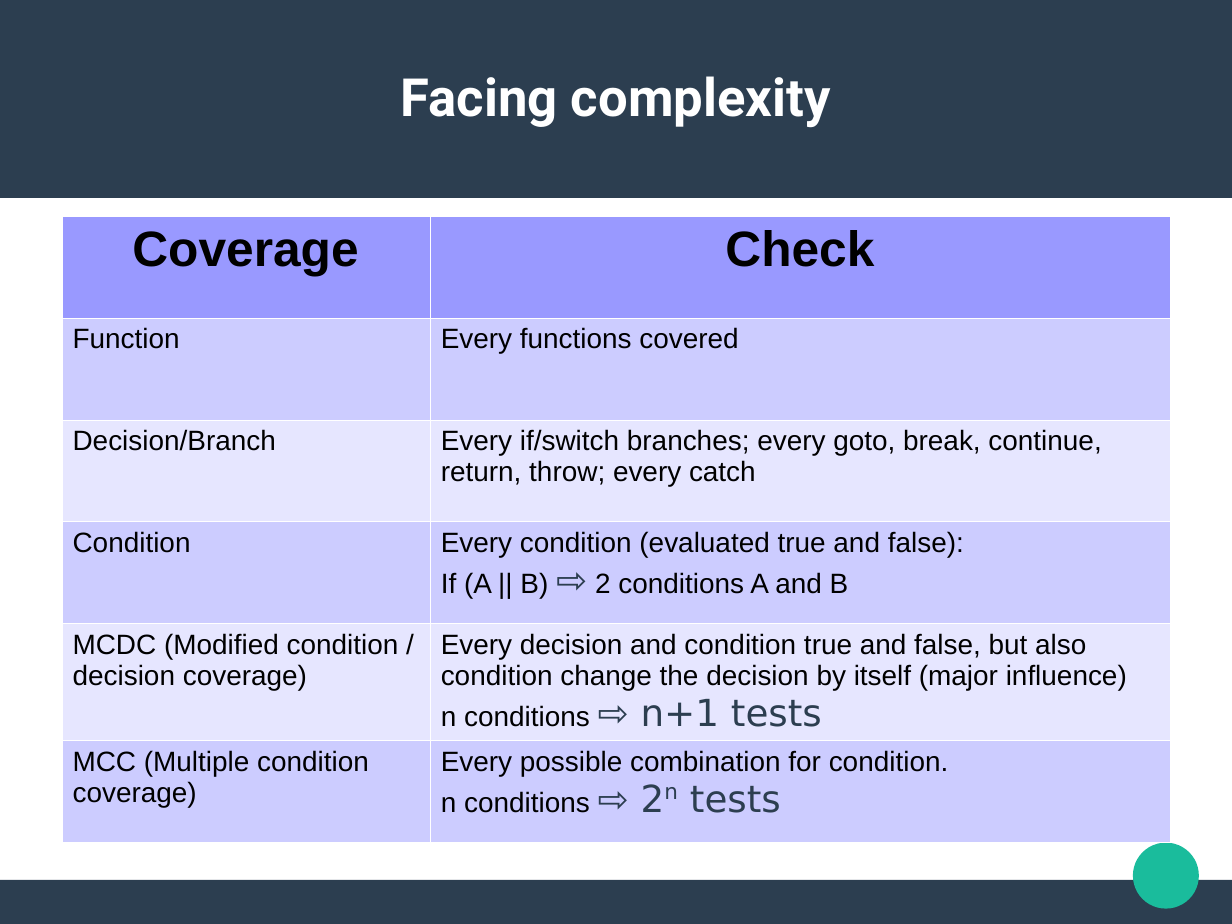
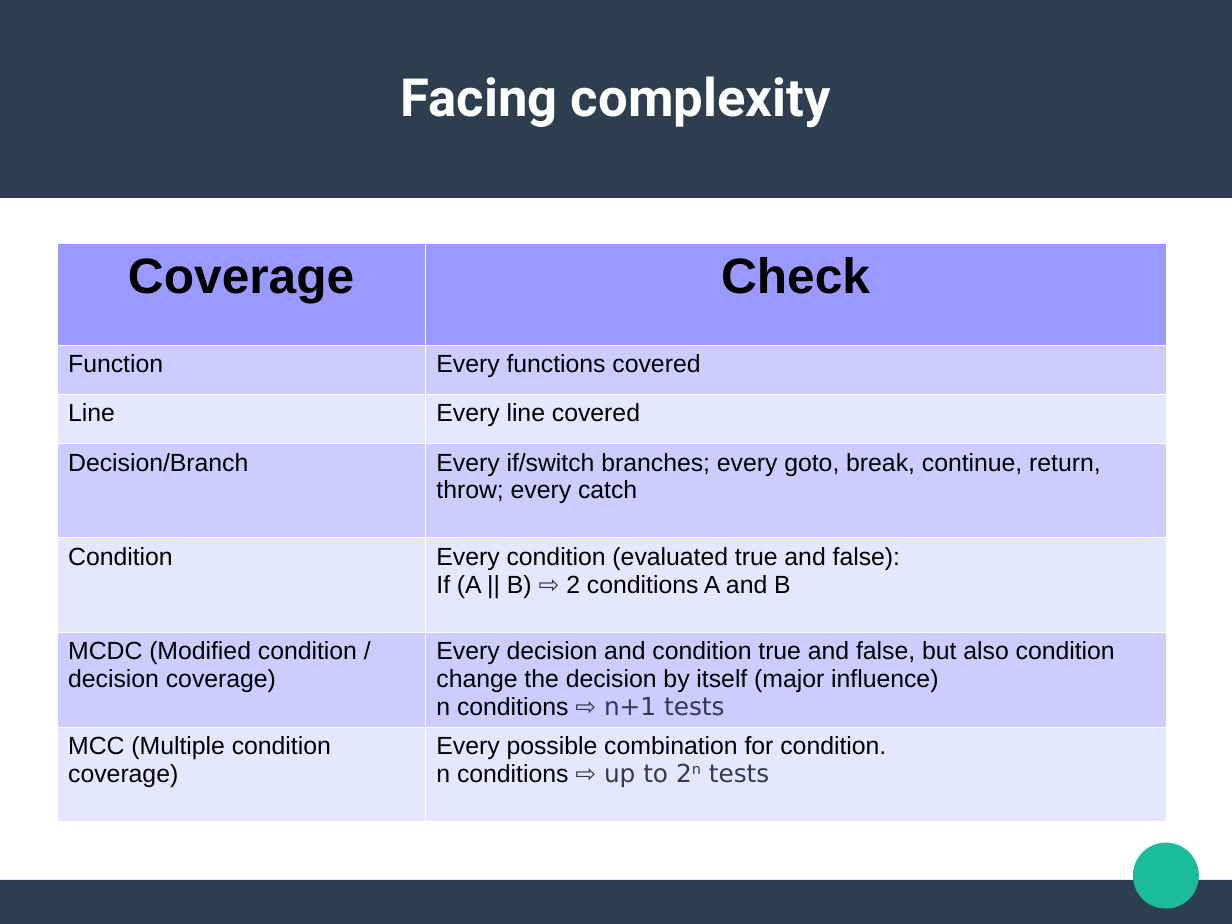
Before and after one commit to jldelarbre/lectureNotes, a slide deck: slide 20 of Slides/lesson3/TestableCode.odp. Drawn at 1232x924 pixels with LibreOffice and Linux fonts; fonts in the diff are those of the drawing. Boxes give left, top, right and bottom in pixels: in the first picture for what was removed or moved away, otherwise in the second. Text is boxed around its words. In the diff, an @@ line names an element or a change of style, - is before the commit and + after.

```diff
--- a/Slides/lesson3/TestableCode.odp
+++ b/Slides/lesson3/TestableCode.odp
@@ table at (57,243,1166,819) @@
+row 3: Line | Every line covered
-row 7, column 2: Every possible combination for condition. / n conditions ⇨ 2n tests
+row 7, column 2: Every possible combination for condition. / n conditions ⇨ up to 2n tests
@@ table: place and size @@
-table at (61,216,1171,836)
+table at (57,243,1166,819)
```
Also in this commit, not shown: 4 other slides changed, 21 other files.
